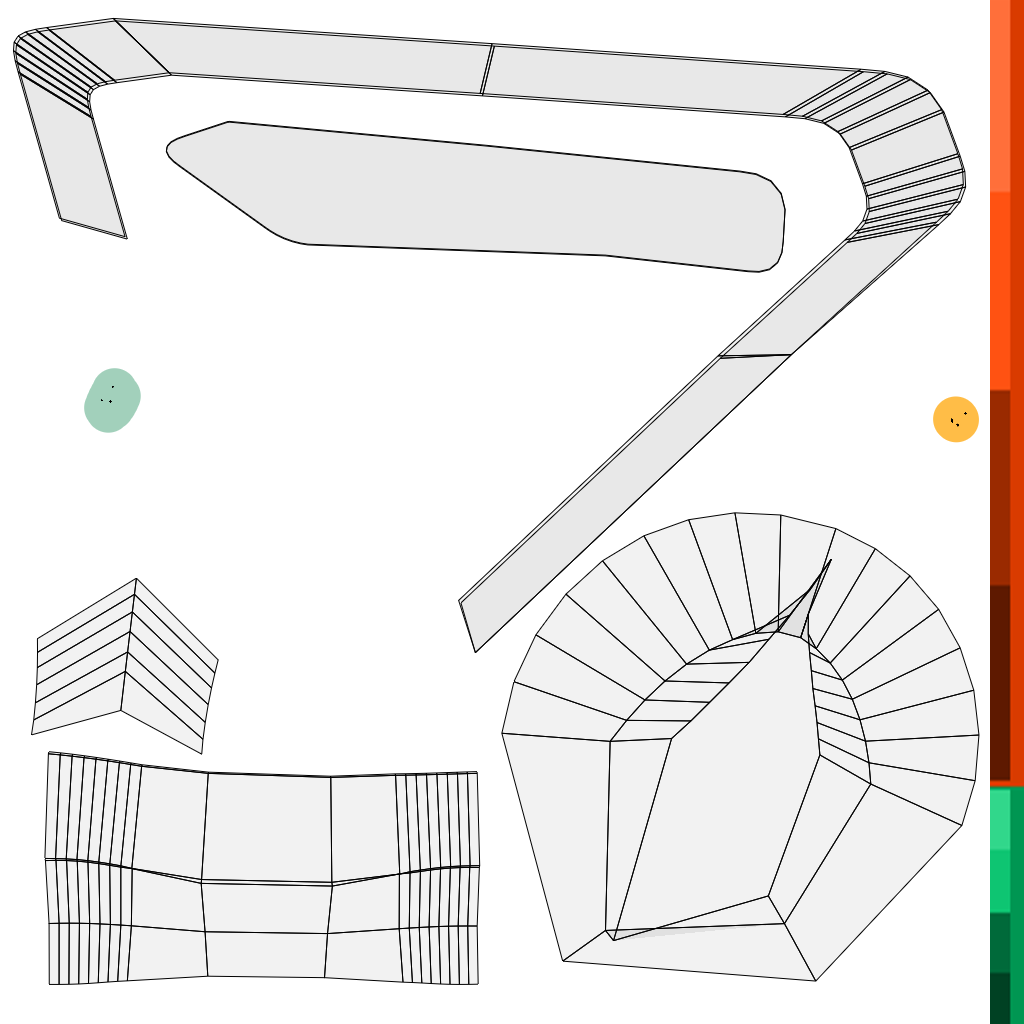
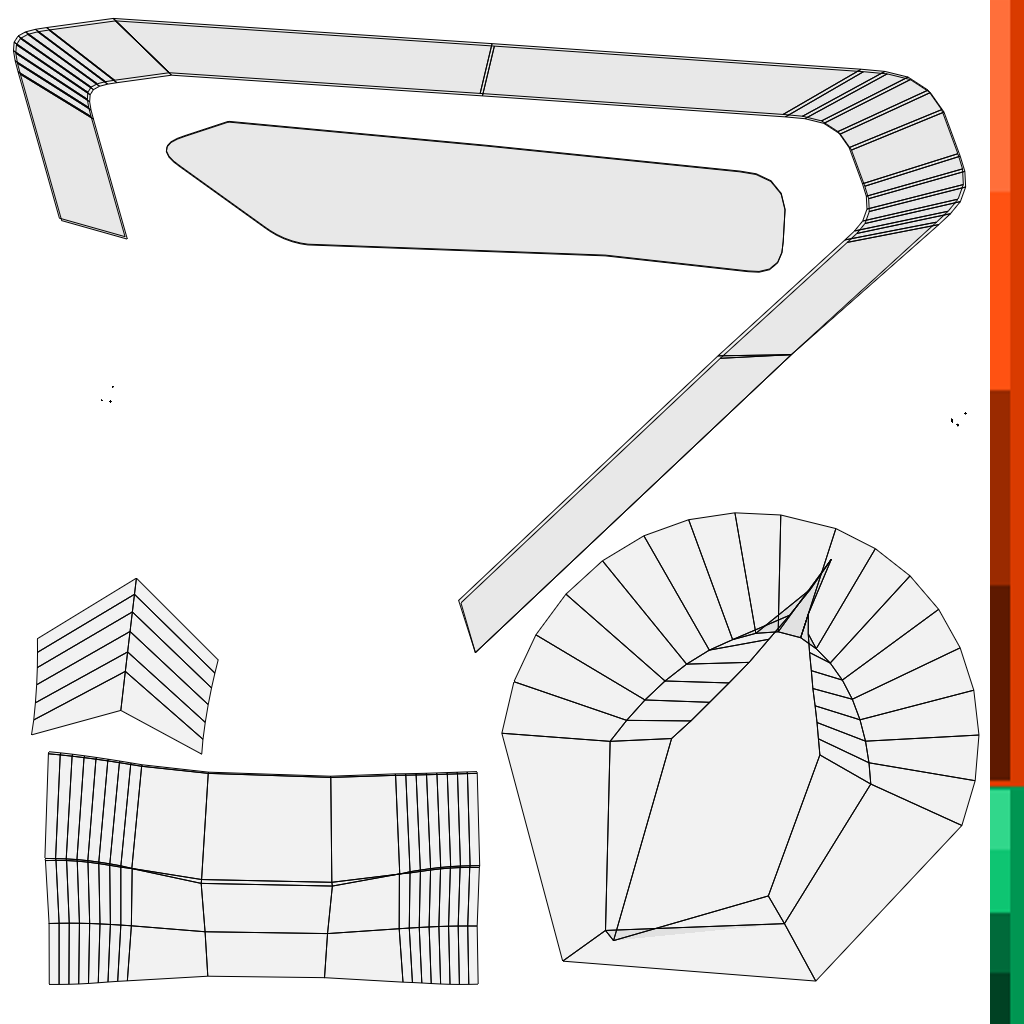
Revision of a layered 1024 × 1024 image; what changed, layer by layer:
painted on "Paint Layer 7 (pasted)" over [960, 396, 979, 442]
hid "Paint Layer 1", painted on it over [84, 368, 979, 443]
